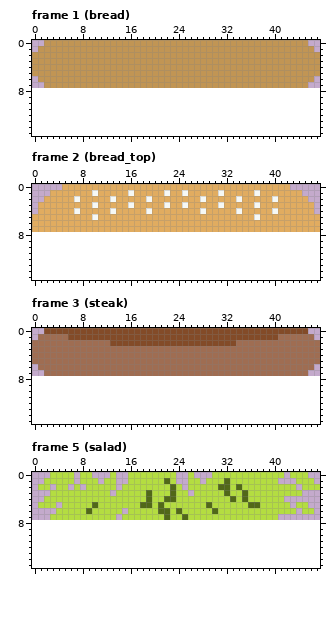
A pixel-art file gets an edit: assets/ingredients.ase. The picture above was drawn from the file before the commit.
48x8 pixels, 16 frames. Shown: frame 1 (bread), frame 2 (bread_top), frame 3 (steak), frame 5 (salad). The old version is drawn lined up with the new one, on the new canvas. The commit also changed other frames, which this record leaves out.
And afterwards:
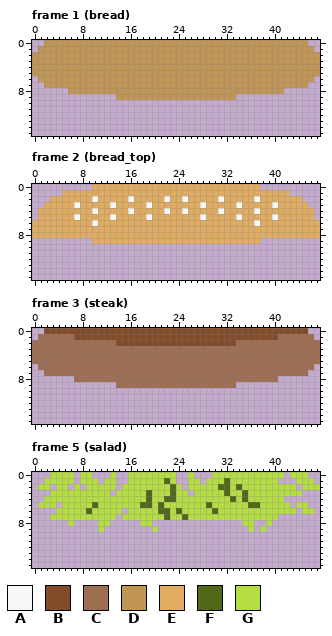
Palette (. is transparent): A #f6f8f5  B #834b28  C #9f6d52  D #c19554  E #e1ac60  F #516818  G #b4dd41
From the commit log: [ingredients] Increase ingredient height to 16px
Change:
canvas 48x8 -> 48x16
--- frame 1 (bread)
@@ x 0..47 @@
  7 ..DDDDDDDDDDDDDDDDDDDDDDDDDDDDDDDDDDDDDDDDDDDD..
- 8 ................................................
- 9 ................................................
+ 8 ......DDDDDDDDDDDDDDDDDDDDDDDDDDDDDDDDDDDD......
+ 9 ..............DDDDDDDDDDDDDDDDDDDD..............
 10 ................................................
--- frame 2 (bread_top)
@@ x 0..47 @@
- 0 .....EEEEEEEEEEEEEEEEEEEEEEEEEEEEEEEEEEEEEE.....
- 1 ...EEEEEEEAEEEEEAEEEEEAEEAEEEEEAEEEEEAEEEEEEE...
- 2 ..EEEEEAEEEEEAEEEEEAEEEEEEEEAEEEEEAEEEEEAEEEEE..
- 3 .EEEEEEEEEAEEEEEAEEEEEAEEAEEEEEAEEEEEAEEEEEEEEE.
- 4 .EEEEEEAEEEEEAEEEEEAEEEEEEEEAEEEEEAEEEEEAEEEEEE.
- 5 EEEEEEEEEEAEEEEEEEEEEEEEEEEEEEEEEEEEEAEEEEEEEEEE
- 6 EEEEEEEEEEEEEEEEEEEEEEEEEEEEEEEEEEEEEEEEEEEEEEEE
+ 0 ..........EEEEEEEEEEEEEEEEEEEEEEEEEEEE..........
+ 1 .....EEEEEEEEEEEEEEEEEEEEEEEEEEEEEEEEEEEEEE.....
+ 2 ...EEEEEEEAEEEEEAEEEEEAEEAEEEEEAEEEEEAEEEEEEE...
+ 3 ..EEEEEAEEEEEAEEEEEAEEEEEEEEAEEEEEAEEEEEAEEEEE..
+ 4 .EEEEEEEEEAEEEEEAEEEEEAEEAEEEEEAEEEEEAEEEEEEEEE.
+ 5 .EEEEEEAEEEEEAEEEEEAEEEEEEEEAEEEEEAEEEEEAEEEEEE.
+ 6 EEEEEEEEEEAEEEEEEEEEEEEEEEEEEEEEEEEEEAEEEEEEEEEE
  7 EEEEEEEEEEEEEEEEEEEEEEEEEEEEEEEEEEEEEEEEEEEEEEEE
- 8 ................................................
- 9 ................................................
+ 8 EEEEEEEEEEEEEEEEEEEEEEEEEEEEEEEEEEEEEEEEEEEEEEEE
+ 9 ..........EEEEEEEEEEEEEEEEEEEEEEEEEEEE..........
 10 ................................................
--- frame 3 (steak)
@@ x 4..15 @@
  0 BBBBBBBBBBBB
- 1 CCBBBBBBBBBB
- 2 CCCCCCCCCBBB
+ 1 CCCBBBBBBBBB
+ 2 CCCCCCCCCCBB
  3 CCCCCCCCCCCC
@@ x 0..47 @@
  7 ..CCCCCCCCCCCCCCCCCCCCCCCCCCCCCCCCCCCCCCCCCCCC..
- 8 ................................................
- 9 ................................................
+ 8 .......CCCCCCCCCCCCCCCCCCCCCCCCCCCCCCCCCC.......
+ 9 ..............CCCCCCCCCCCCCCCCCCCC..............
 10 ................................................
--- frame 5 (salad)
@@ x 0..47 @@
  7 ...GGGGGGGGGGG.GGGGGGGFGGFGGGGGGGGGGGGGGG.......
- 8 ................................................
- 9 ................................................
+ 8 ......G....GG.....GG...............GG..G........
+ 9 ...........G........G...............G.G.........
 10 ................................................
Pixel boxes of the changes (left, top, right, bottom) in both pictures:
added: (68, 88, 284, 100)
changed: (32, 184, 320, 244)
changed: (68, 334, 74, 340)
changed: (110, 340, 116, 346)
added: (74, 376, 278, 388)
added: (68, 520, 110, 532)
added: (140, 520, 158, 532)
added: (242, 520, 272, 532)
